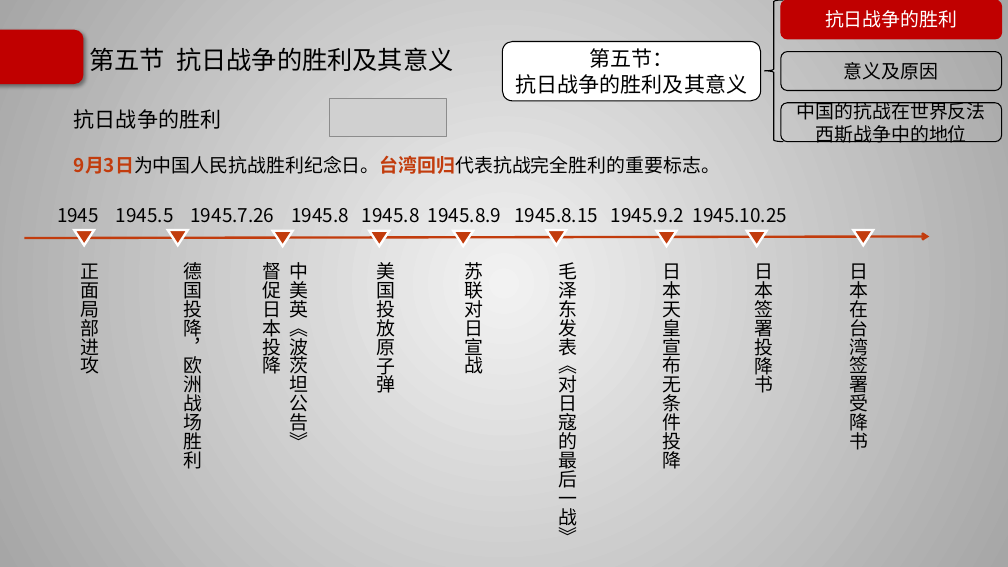
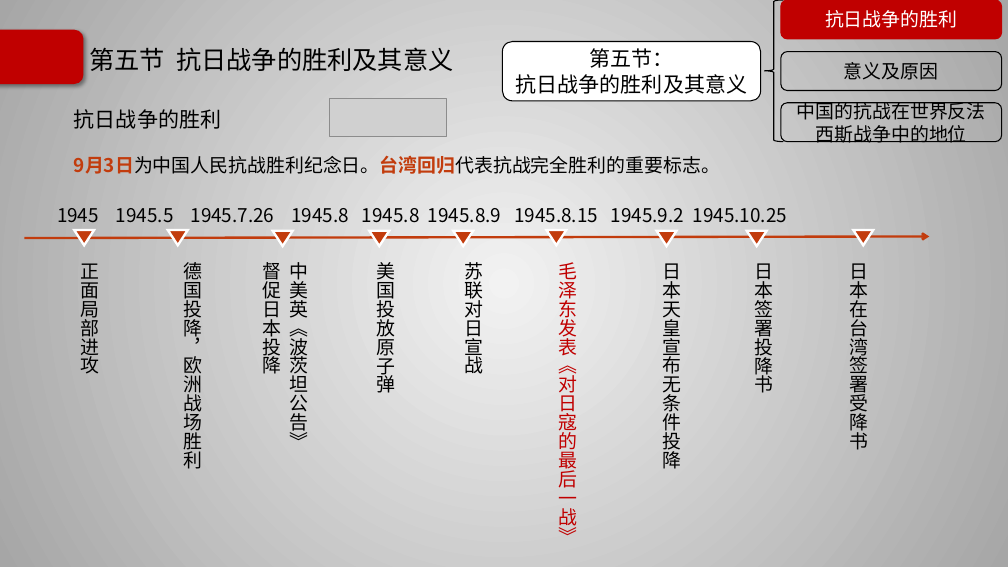
Before and after one commit to Call-me-zhy/tangtang, a slide deck: slide 65 of 5 中国近现代史纲要/课件/中国近现代史纲要精讲6.pptx. Drawn at 1008x567 pixels with LibreOffice and Linux fonts; fonts in the diff are those of the drawing; grey boxes stand for pictures; background and template pictures are left out. Boxes give left, top, right and bottom in pixels: in the first picture for what was removed or moved away, otherwise in the second. Text is boxed around its words. In the diff, an @@ line names an element or a change of style, - is before the commit and + after.

```diff
--- a/5 中国近现代史纲要/课件/中国近现代史纲要精讲6.pptx
+++ b/5 中国近现代史纲要/课件/中国近现代史纲要精讲6.pptx
@@ text "毛泽东发表《对日寇的最后一战》" at (x1=559, y1=262, x2=578, y2=535): text colour #000000 to #C00000 @@
```
Also in this commit, not shown: 11 other slides changed, 7 other files.
